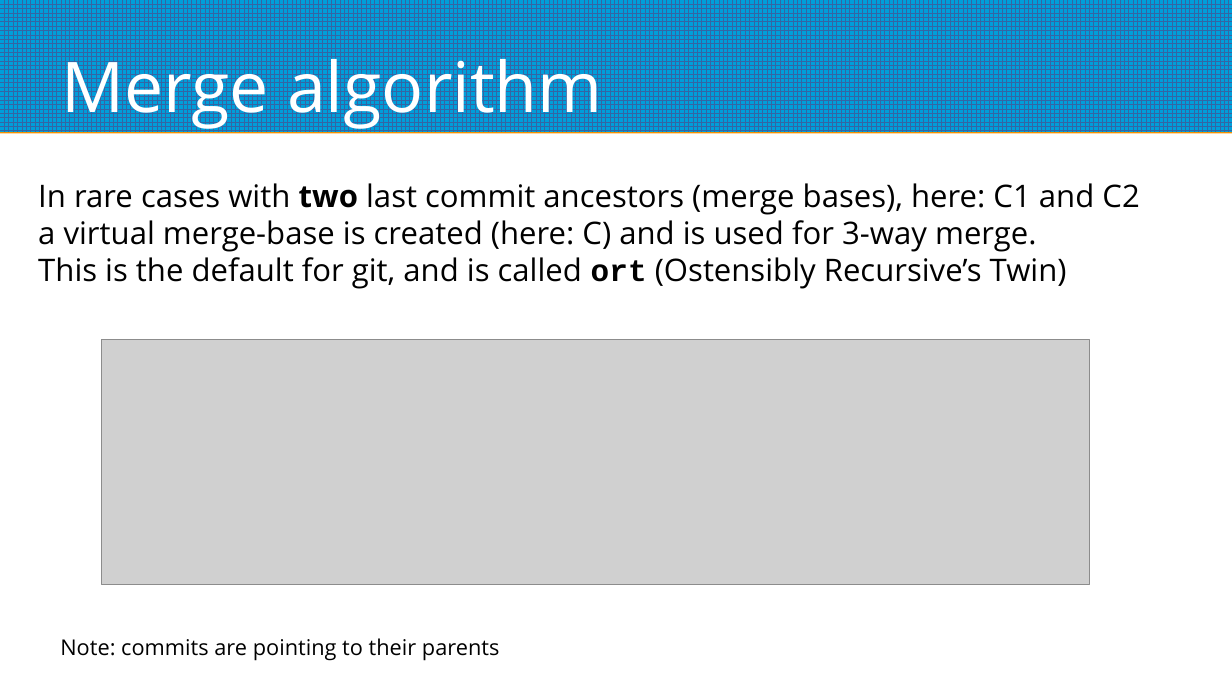
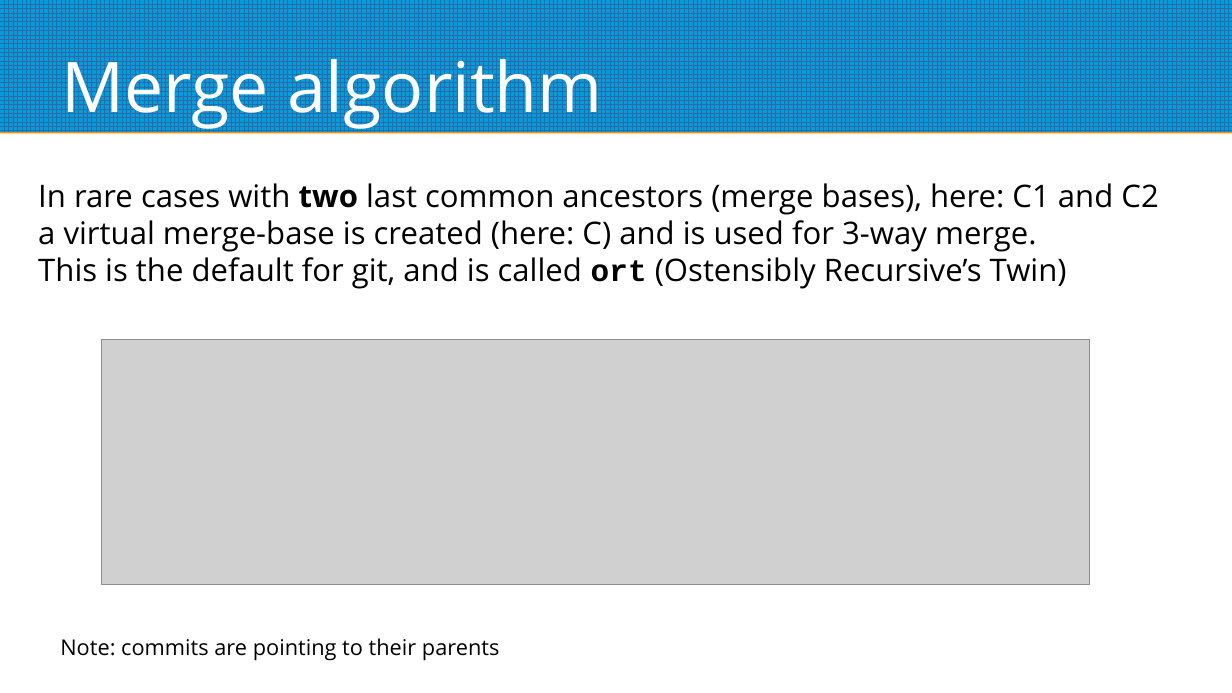
Before and after one commit to ilius/presentations, a slide deck: slide 22 of 2024-10-10/git-advanced.odp (slide 21 before the commit). Drawn at 1232x693 pixels with LibreOffice and Linux fonts; fonts in the diff are those of the drawing; grey boxes stand for pictures. Boxes give left, top, right and bottom in pixels: in the first picture for what was removed or moved away, otherwise in the second. Text is boxed around its words. In the diff, an @@ line names an element or a change of style, - is before the commit and + after.

```diff
--- a/2024-10-10/git-advanced.odp
+++ b/2024-10-10/git-advanced.odp
@@ text at [38,183,1158,215]: text changed @@
-In rare cases with two last commit ancestors (merge bases), here: C1 and C2
+In rare cases with two last common ancestors (merge bases), here: C1 and C2
```
Also in this commit, not shown: 3 other slides changed, 1 slide added, 6 other files.
